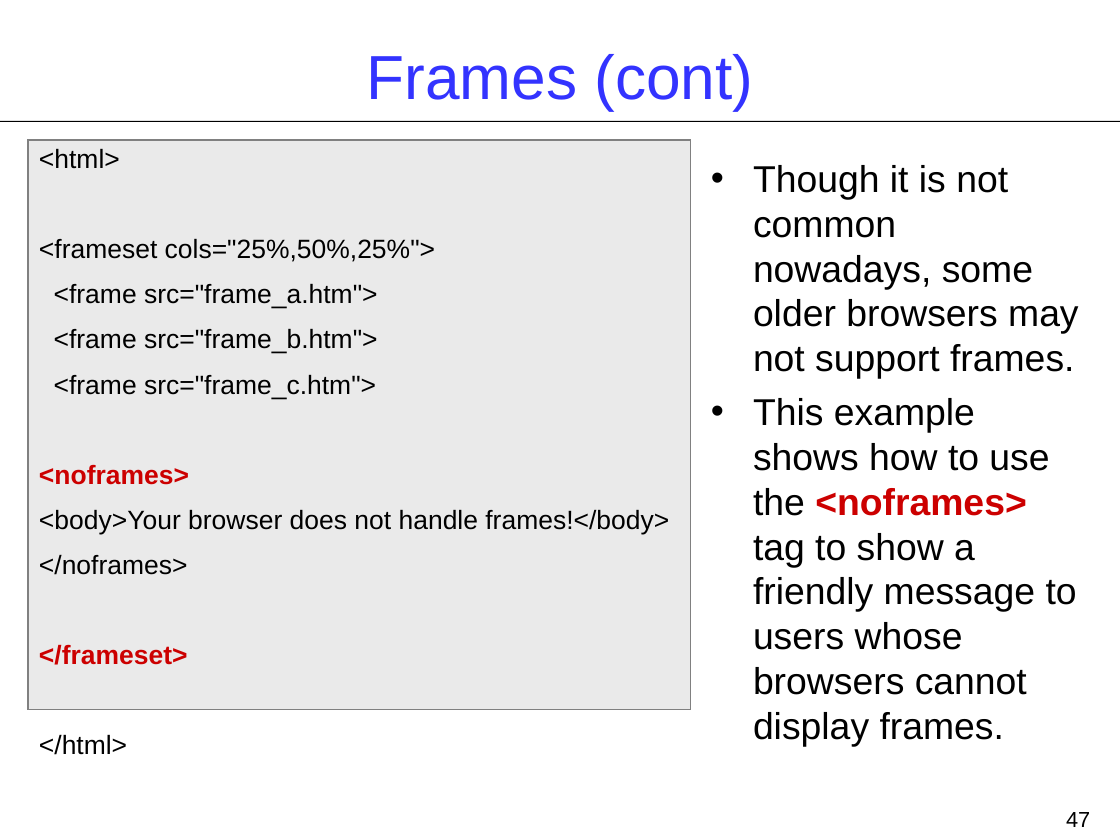
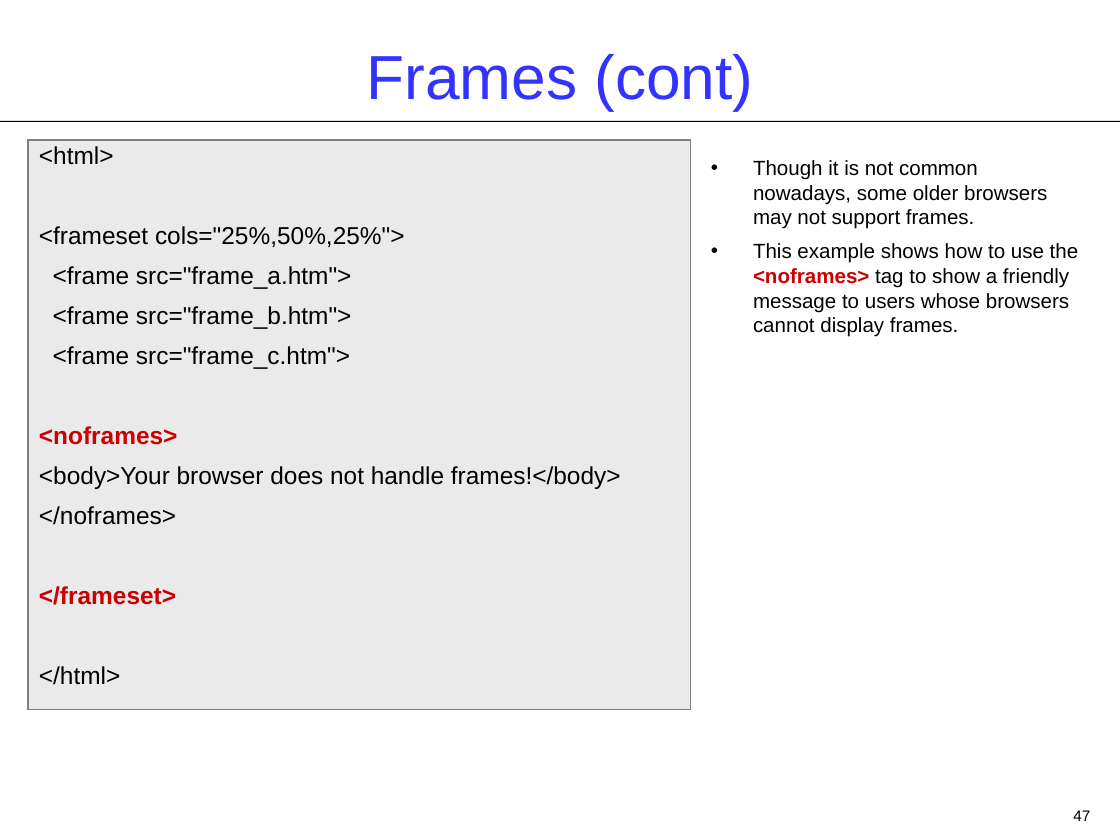
Before and after one commit to shiva-karthick/SP-Year-3-Files, a slide deck: slide 47 of computer/CSAD/Lectures/Lecture1/Lect01.ppt. Drawn at 1120x840 pixels with LibreOffice and Linux fonts; fonts in the diff are those of the drawing. Boxes give left, top, right and bottom in pixels: in the first picture for what was removed or moved away, otherwise in the second. Text is boxed around its words. In the diff, an @@ line names an element or a change of style, - is before the commit and + after.

```diff
--- a/computer/CSAD/Lectures/Lecture1/Lect01.ppt
+++ b/computer/CSAD/Lectures/Lecture1/Lect01.ppt
@@ rectangle "<html>" at (28,140,691,709): size 17 to 15.7 pt; line spacing 0.9 to 0.8 @@
@@ text "Though it is not common ..." at (753,160,1079,337): size 24 to 13.2 pt @@
@@ page number at (1073,810,1090,821): size 14 to 9.8 pt @@
```
Also in this commit, not shown: 4 other slides changed, 6 other files.
